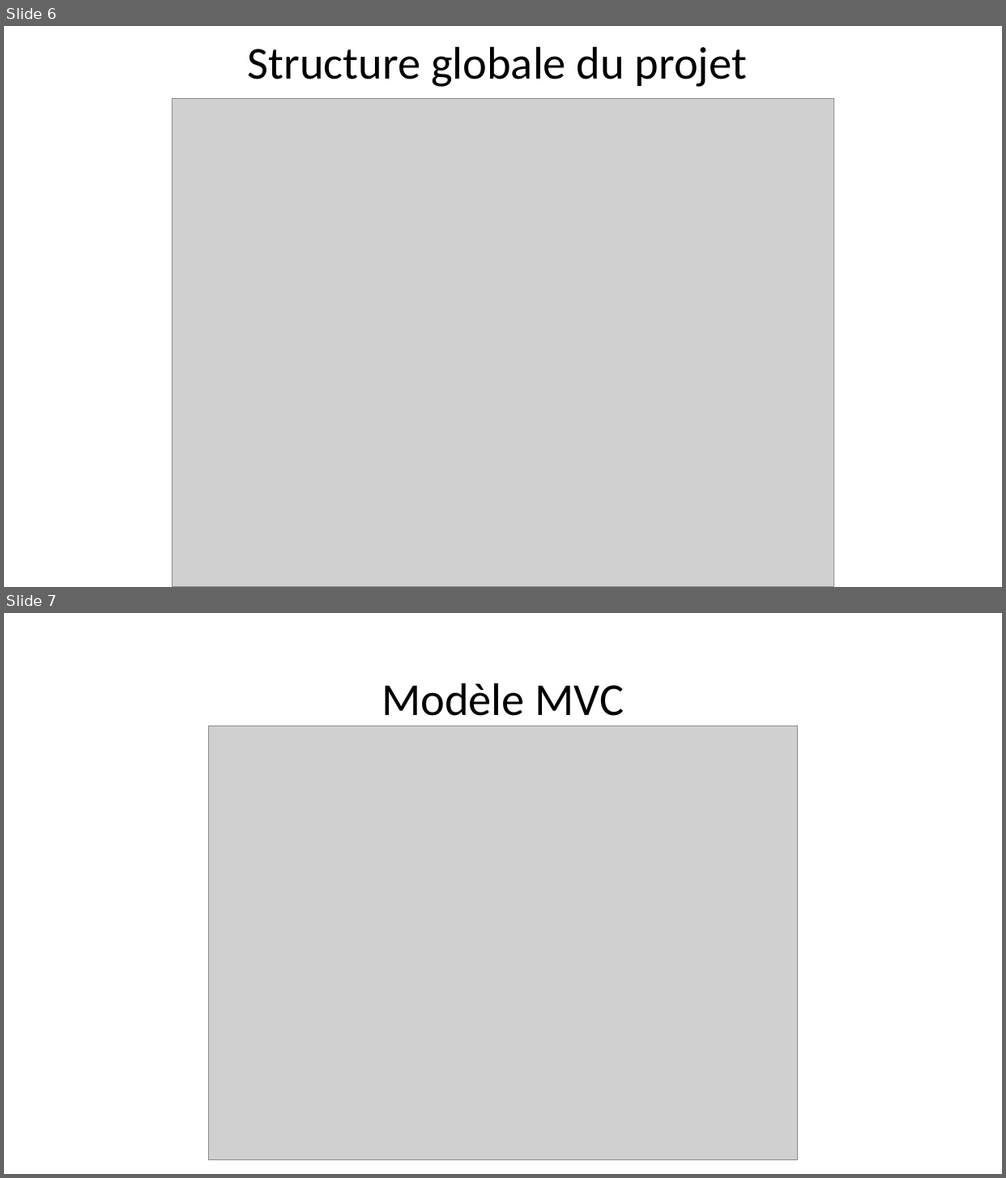
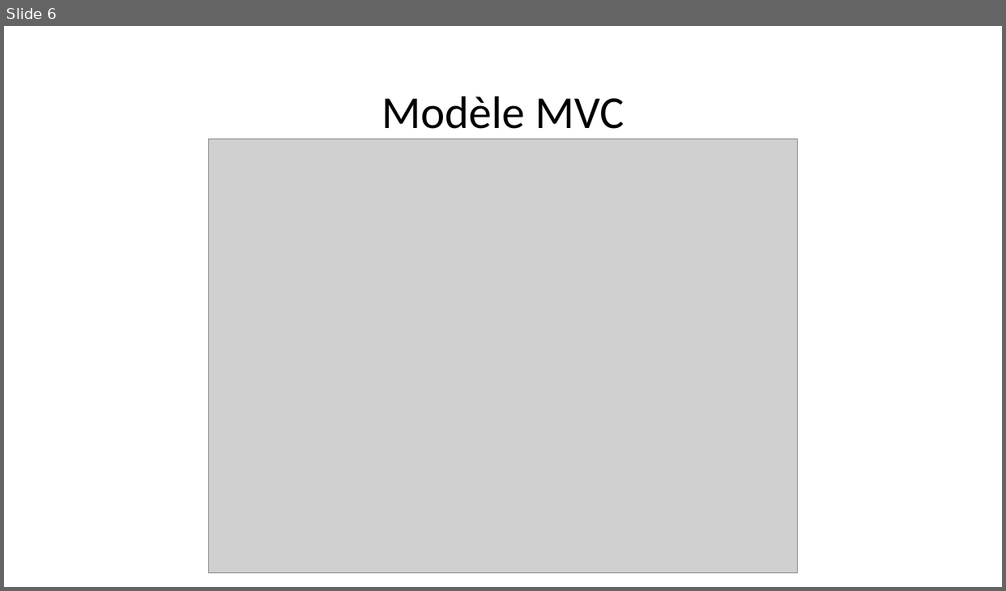
Before and after one commit to TaoSc/BacISN, a slide deck: ISN Présentation (Arthur).pptx. Shown one above the other, each under a label of ours: slides 6 and 7 before the commit, slide 6 after it. The pictures are 1006x1178 and 1006x591 pixels, drawn with LibreOffice and Linux fonts; fonts in the diff are those of the drawing; grey boxes stand for pictures. Boxes give left, top, right and bottom in pixels: in the first picture for what was removed or moved away, otherwise in the second. Text is boxed around its words. In the diff, an @@ line names an element or a change of style, - is before the commit and + after.

```diff
--- a/ISN Présentation (Arthur).pptx
+++ b/ISN Présentation (Arthur).pptx
@@ slide 6 removed at [4,26,1002,587], background #FFFFFF @@
@@ text removed at [248,46,747,87] @@
-Structure globale du projet
@@ picture removed at [172,99,834,587] @@
@@ what was slide 7 is now slide 6 @@
```
Also in this commit, not shown: 1 other file.
